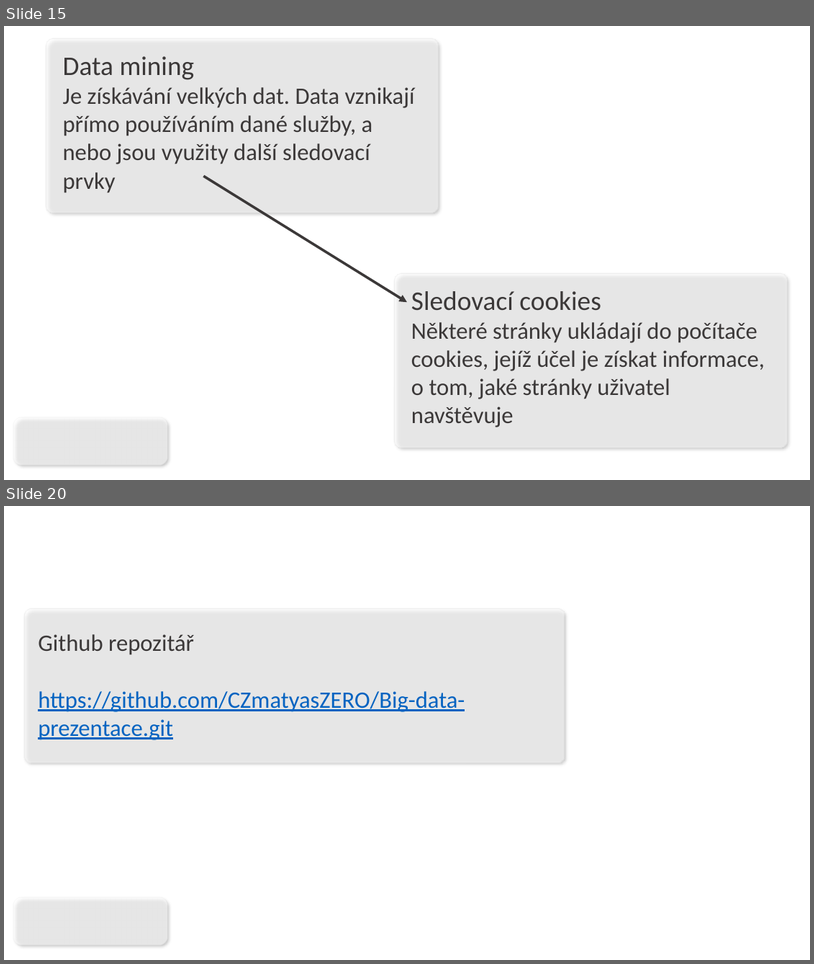
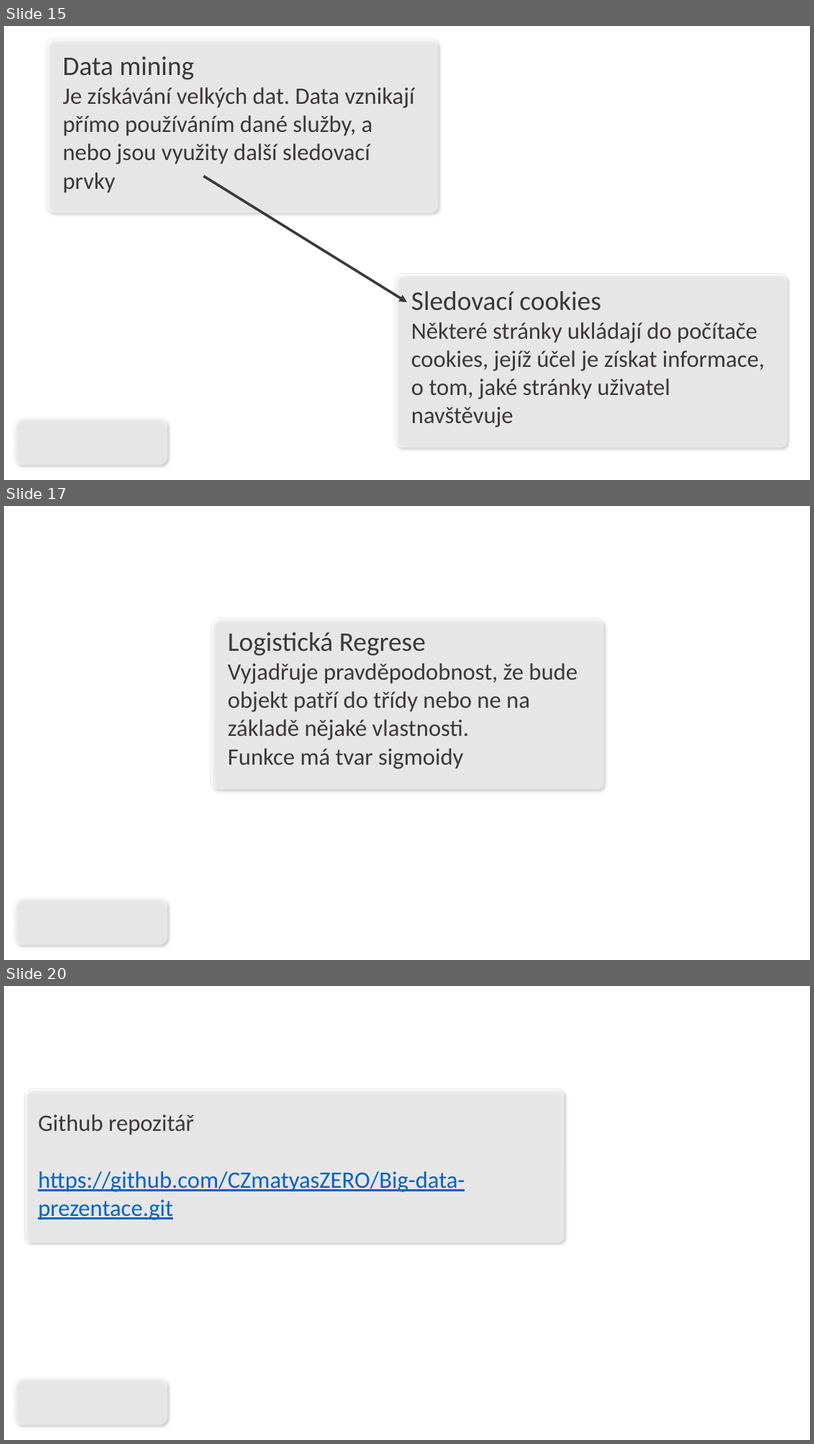
Before and after one commit to CZmatyasZERO/Big-data-prezentace, a slide deck: klimes.ppsx. Shown one above the other, each under a label of ours: slides 15 and 20 before the commit, slides 15, 17 and 20 after it; the slides between them are not shown. The pictures are 814x964 and 814x1444 pixels, drawn with LibreOffice and Linux fonts; fonts in the diff are those of the drawing; background and template pictures are left out. Boxes give left, top, right and bottom in pixels: in the first picture for what was removed or moved away, otherwise in the second. Text is boxed around its words. In the diff, an @@ line names an element or a change of style, - is before the commit and + after.

```diff
--- a/klimes.ppsx
+++ b/klimes.ppsx
@@ slide 17 added at [4,506,810,960], background picture (left out); not listed: 1 template element that a slide beside it also shows @@
@@ rounded rectangle added at [211,618,604,789], fill #FFFFFF at 60% opacity, outline #EAEAEA 1 pt @@
@@ text added at [228,632,578,769], 28 pt, text #3B3838 @@
+Logistická Regrese
+Vyjadřuje pravděpodobnost, že bude objekt patří do třídy nebo ne na základě nějaké vlastnosti.
+Funkce má tvar sigmoidy
```
Also in this commit, not shown: 2 slides changed, 2 other slides added, 3 slides removed, 1 other file.
